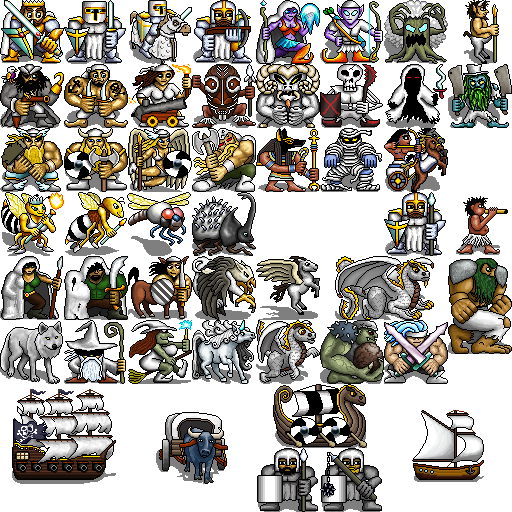
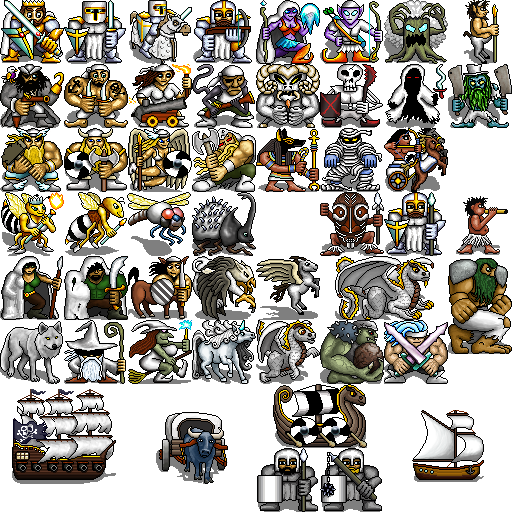
Revision of a layered 512×512 image; what changed, layer by layer:
painted on "Colour" over (197, 66, 383, 252)
painted on "Detail" over (192, 64, 384, 256)
painted on "Shadow" over (194, 115, 377, 256)
